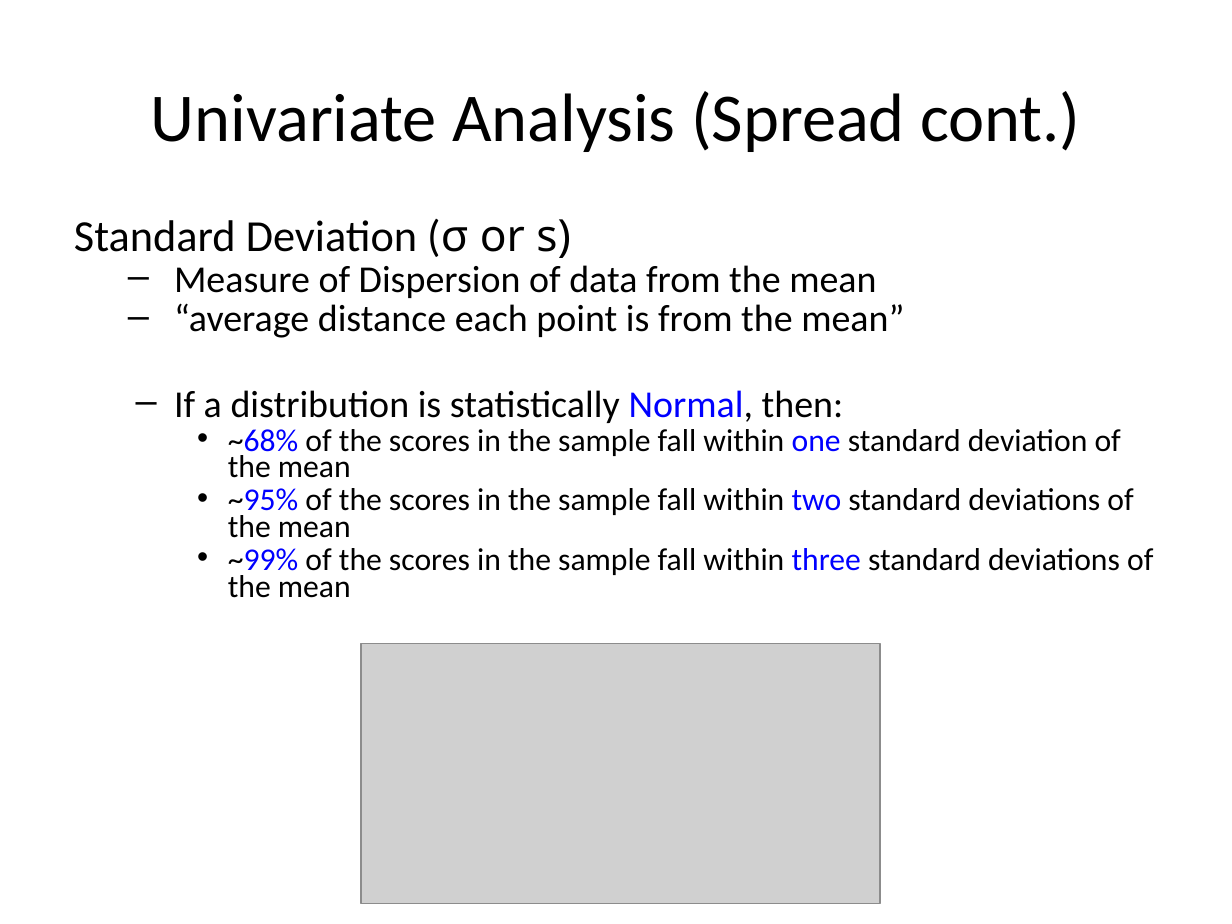
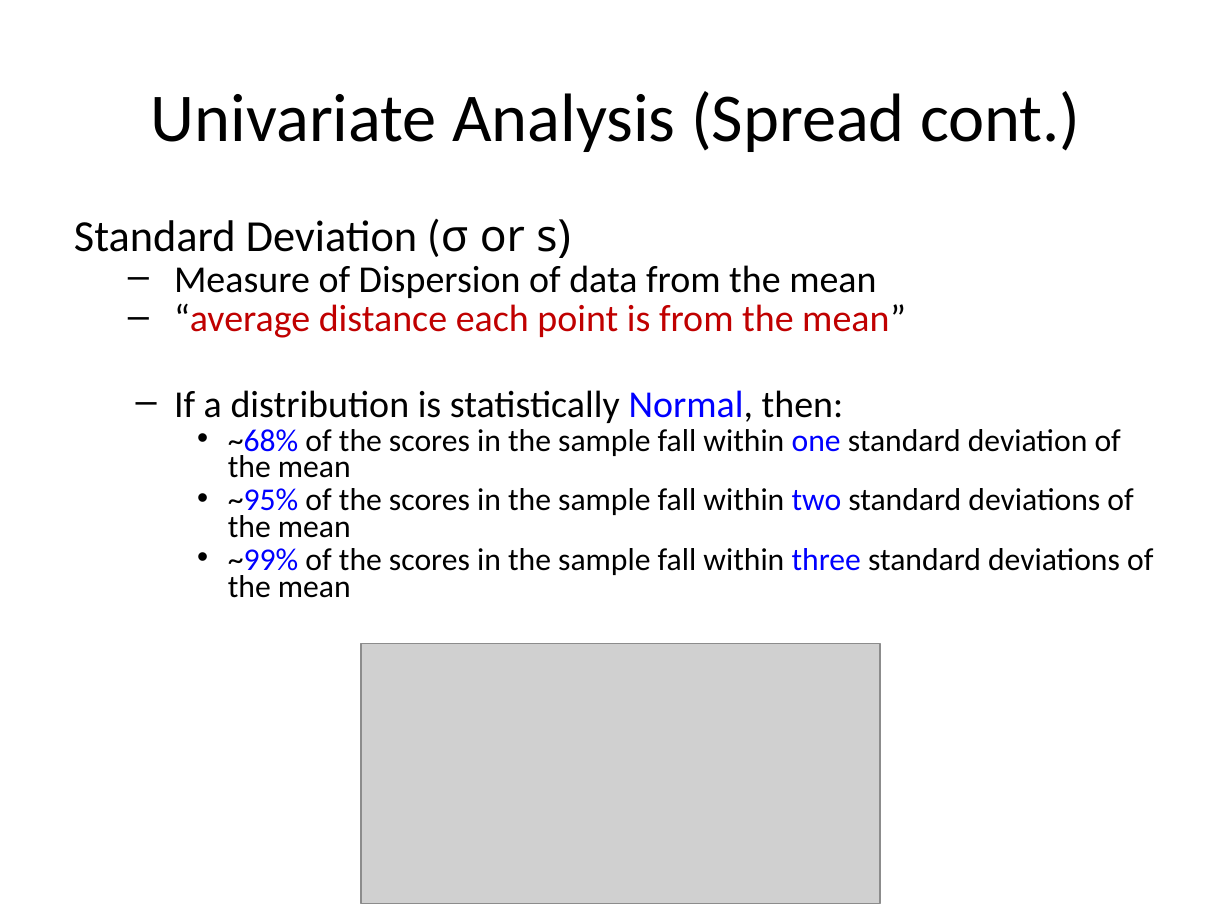
Before and after one commit to cmgienger/6-2WayANOVA, a slide deck: slide 3 of 6-Error_bars.pptx. Drawn at 1232x924 pixels with LibreOffice and Linux fonts; fonts in the diff are those of the drawing; grey boxes stand for pictures. Boxes give left, top, right and bottom in pixels: in the first picture for what was removed or moved away, otherwise in the second. Text is boxed around its words. In the diff, an @@ line names an element or a change of style, - is before the commit and + after.

```diff
--- a/6-Error_bars.pptx
+++ b/6-Error_bars.pptx
@@ text at [174,303,906,338]: text colour #000000 to #C00000 in "“average distance each point is from the ..." @@
```
Also in this commit, not shown: 3 slides added, 3 other files.
